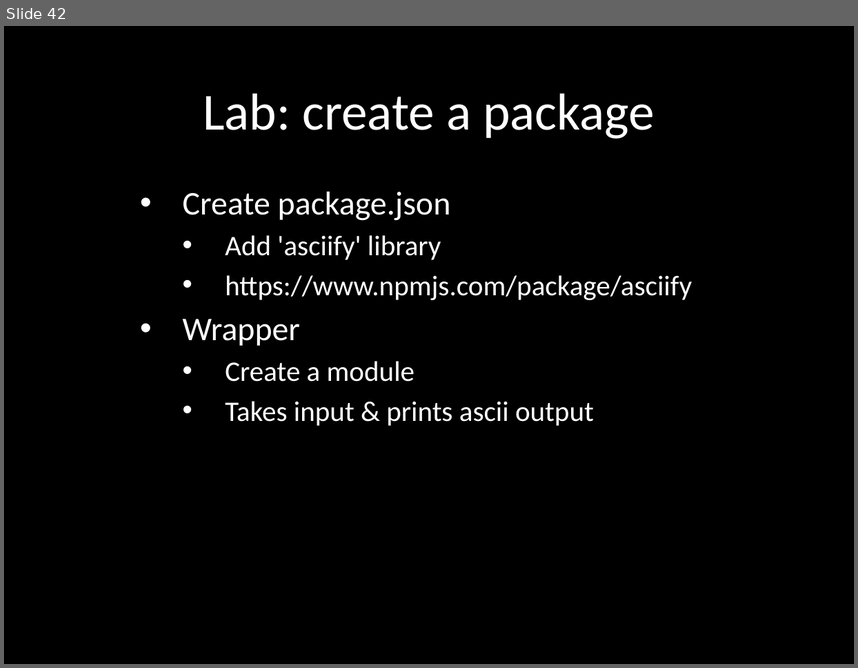
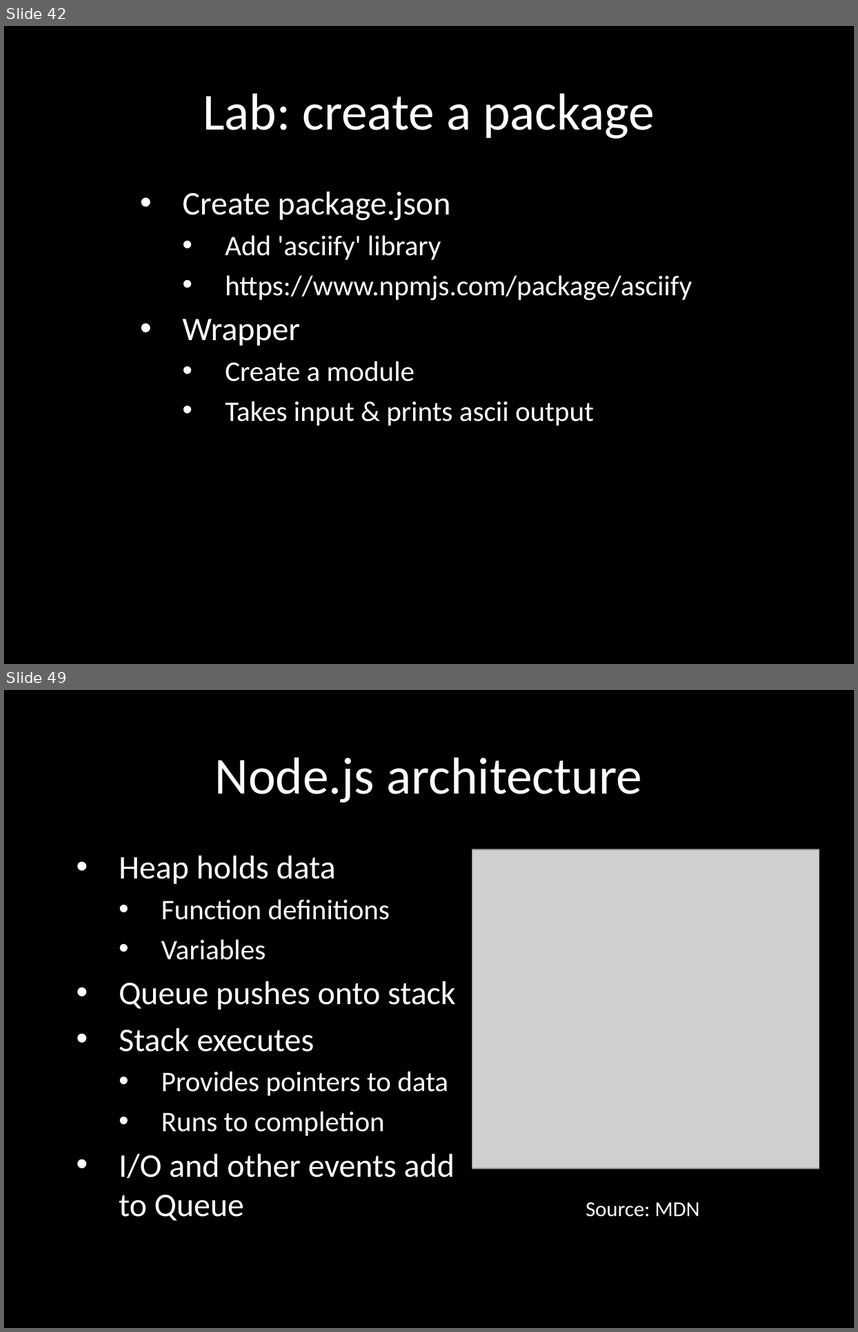
Before and after one commit to eliasjames/training-node, a slide deck: slides/Node Slides Day 1.pptx. Shown one above the other, each under a label of ours: slide 42 before the commit, slides 42 and 49 after it; the slides between them are not shown. The pictures are 858x668 and 858x1332 pixels, drawn with LibreOffice and Linux fonts; fonts in the diff are those of the drawing; grey boxes stand for pictures. Boxes give left, top, right and bottom in pixels: in the first picture for what was removed or moved away, otherwise in the second. Text is boxed around its words. In the diff, an @@ line names an element or a change of style, - is before the commit and + after.

Commit message:
Add node architecture to day 1, start day 2

```diff
--- a/slides/Node Slides Day 1.pptx
+++ b/slides/Node Slides Day 1.pptx
@@ slide 49 added at [4, 690, 854, 1328], background #000000 @@
@@ title added at [215, 757, 642, 802], 44 pt, text #FFFFFF @@
+Node.js architecture
@@ subtitle added at [119, 855, 456, 1221], 28 pt, text #FFFFFF @@
+  • Heap holds data
+    • Function definitions
+    • Variables
+  • Queue pushes onto stack
+  • Stack executes
+    • Provides pointers to data
+    • Runs to completion
+  • I/O and other events add to Queue
@@ picture added at [473, 850, 819, 1169] @@
@@ text added at [586, 1202, 700, 1216], 18 pt, text #FFFFFF @@
+Source: MDN
```
Also in this commit, not shown: 5 slides changed, 9 other slides added, 1 other file.
